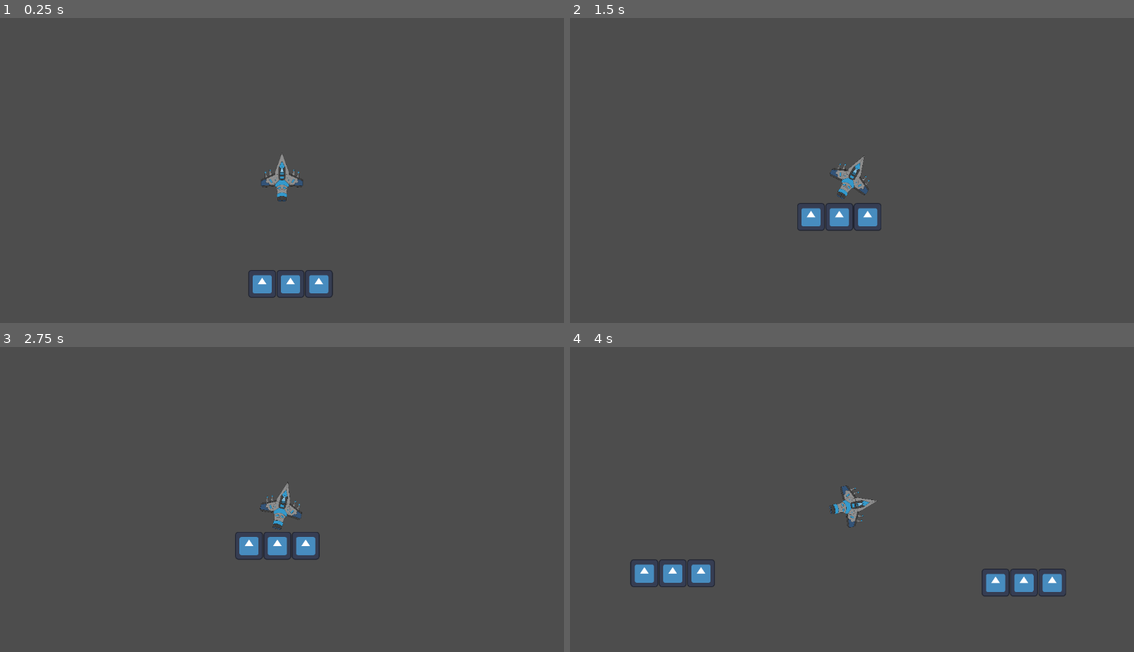
Above: before the commit, frames 1-4 (two rows, left to right).
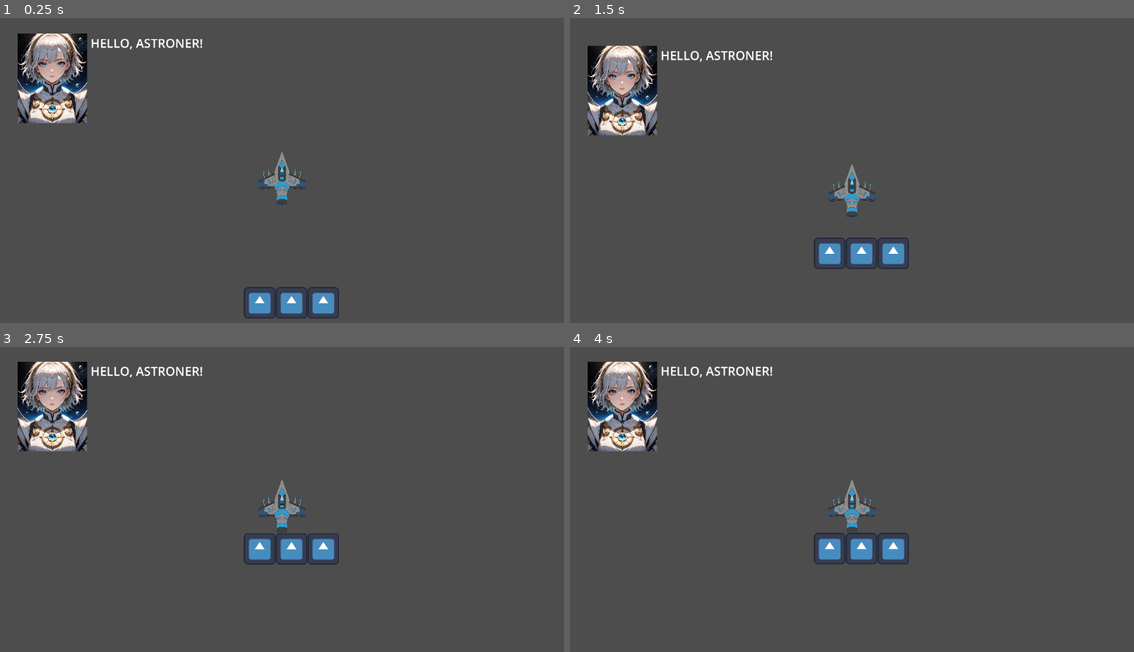
Above: after the commit, the same moments.

Repository: nvisary/Landing-Mission
Game: Godot game, scene res://testing.tscn
Same seed, same stepped clock (60 frames per second), same inputs: the game is played once before the commit and once after it. The engine's default icon, where the game draws it, is replaced by a stand-in: a white triangle on a blue panel in a dark square.
Inputs:
- Up to frame 1 (0.25 s): no input
- Up to frame 2 (1.5 s): hold Right (ui_right) 0.53-1.28 s; hold Left (ui_left) from 1.28 s (still down)
- Up to frame 3 (2.75 s): release Left (ui_left) at 2.03 s; hold Right (ui_right) from 2.03 s (still down)
- Up to frame 4 (4 s): release Right (ui_right) at 2.78 s; hold Up (ui_up) 2.78-3.53 s; hold Left (ui_left) from 3.53 s (still down)

The runs differ from the first frame. In frame 1, 5.7% of the frame differs, in the area x 3-61%, y 5-99%; in frame 2, 6.2%; in frame 3, 5.3%; in frame 4, 6.9%, in the area x 3-88%, y 4-82%.

Commit message:
change movement model

Diff:
--- a/project.godot
+++ b/project.godot
@@ -15,6 +15,29 @@
 config/features=PackedStringArray("4.2", "GL Compatibility")
 config/icon="res://icon.svg"
 
+[input]
+
+rotation_left={
+"deadzone": 0.5,
+"events": [Object(InputEventKey,"resource_local_to_scene":false,"resource_name":"","device":-1,"window_id":0,"alt_pressed":false,"shift_pressed":false,"ctrl_pressed":false,"meta_pressed":false,"pressed":false,"keycode":0,"physical_keycode":81,"key_label":0,"unicode":113,"echo":false,"script":null)
+]
+}
+rotation_right={
+"deadzone": 0.5,
+"events": [Object(InputEventKey,"resource_local_to_scene":false,"resource_name":"","device":-1,"window_id":0,"alt_pressed":false,"shift_pressed":false,"ctrl_pressed":false,"meta_pressed":false,"pressed":false,"keycode":0,"physical_keycode":69,"key_label":0,"unicode":101,"echo":false,"script":null)
+]
+}
+left_engine={
+"deadzone": 0.5,
+"events": [Object(InputEventKey,"resource_local_to_scene":false,"resource_name":"","device":-1,"window_id":0,"alt_pressed":false,"shift_pressed":false,"ctrl_pressed":false,"meta_pressed":false,"pressed":false,"keycode":0,"physical_keycode":65,"key_label":0,"unicode":97,"echo":false,"script":null)
+]
+}
+right_engine={
+"deadzone": 0.5,
+"events": [Object(InputEventKey,"resource_local_to_scene":false,"resource_name":"","device":-1,"window_id":0,"alt_pressed":false,"shift_pressed":false,"ctrl_pressed":false,"meta_pressed":false,"pressed":false,"keycode":0,"physical_keycode":68,"key_label":0,"unicode":100,"echo":false,"script":null)
+]
+}
+
 [rendering]
 
 renderer/rendering_method="gl_compatibility"
--- a/rocket.gd
+++ b/rocket.gd
@@ -1,28 +1,20 @@
 extends RigidBody2D
 
-
-var yspeed = 10000
-var xspeed = 10000
-
-var main_thrust = 1000 # Основная тяга
-var force_applied = Vector2()
+var yforce = 100000 / 2
+var xforce = 100000 / 4
+var torque = 1000000
 
 func _ready():
 	set_process(true)
 
-
-# Called every frame. 'delta' is the elapsed time since the previous frame.
 func _process(delta):
-	var direction = Vector2(cos(rotation), sin(rotation))
-
-
-	if Input.is_action_pressed('ui_left'):
-		#set_axis_velocity(Vector2(-xspeed, 0))
-
-		apply_central_force(Vector2(-xspeed * 5 * delta, 0).rotated(rotation))
-	if Input.is_action_pressed('ui_right'):
-		#set_axis_velocity(Vector2(xspeed, 0))
-		apply_central_force(Vector2(xspeed * 5 * delta, 0).rotated(rotation))
-	if Input.is_action_pressed('ui_up'):
-		#set_axis_velocity(Vector2(0, -yspeed))
-		apply_central_force(Vector2(0,-yspeed * 10 * delta).rotated(rotation))
+	if Input.is_action_pressed('rotation_left'):
+		apply_torque(-torque * delta)
+	if Input.is_action_pressed('rotation_right'):
+		apply_torque(torque * delta)
+	if Input.is_action_pressed('left_engine') and not Input.is_action_pressed('right_engine'):
+		apply_central_force(Vector2(xforce * delta, 0).rotated(rotation))
+	if Input.is_action_pressed('right_engine') and not Input.is_action_pressed("left_engine"):
+		apply_central_force(Vector2(-xforce * delta, 0).rotated(rotation))
+	if Input.is_action_pressed('left_engine') and Input.is_action_pressed('right_engine'):
+		apply_central_force(Vector2(0,-yforce * delta).rotated(rotation))
--- a/rocket.tscn
+++ b/rocket.tscn
@@ -1,18 +1,41 @@
-[gd_scene load_steps=4 format=3 uid="uid://c3sjn8vaval7t"]
+[gd_scene load_steps=5 format=3 uid="uid://c3sjn8vaval7t"]
 
 [ext_resource type="Texture2D" uid="uid://53qtgvxdx3h2" path="res://assets/small_1.png" id="1_nmypt"]
 [ext_resource type="Script" path="res://rocket.gd" id="1_qosv6"]
+[ext_resource type="Texture2D" uid="uid://d45jd0nnm0c5" path="res://assets/character.png" id="3_lwqte"]
 
 [sub_resource type="RectangleShape2D" id="RectangleShape2D_irbh5"]
 size = Vector2(93, 223)
 
 [node name="Rocket" type="RigidBody2D"]
+gravity_scale = 0.25
+angular_damp = 5.611
 script = ExtResource("1_qosv6")
 
-[node name="Small1" type="Sprite2D" parent="."]
+[node name="Body" type="Sprite2D" parent="."]
 scale = Vector2(0.5, 0.5)
 texture = ExtResource("1_nmypt")
 
 [node name="CollisionShape2D" type="CollisionShape2D" parent="."]
 position = Vector2(0.5, 0.5)
 shape = SubResource("RectangleShape2D_irbh5")
+
+[node name="Camera2D" type="Camera2D" parent="."]
+zoom = Vector2(0.5, 0.5)
+process_callback = 0
+position_smoothing_enabled = true
+rotation_smoothing_enabled = true
+
+[node name="Character" type="Sprite2D" parent="."]
+position = Vector2(-938.375, -405.768)
+scale = Vector2(0.317801, 0.317801)
+texture = ExtResource("3_lwqte")
+
+[node name="Label" type="Label" parent="."]
+offset_left = -782.0
+offset_top = -585.0
+offset_right = -662.0
+offset_bottom = -562.0
+theme_override_font_sizes/font_size = 50
+text = "Hello, astroner!"
+uppercase = true
--- a/testing.tscn
+++ b/testing.tscn
@@ -1,8 +1,7 @@
-[gd_scene load_steps=4 format=3 uid="uid://b78qmipf6puye"]
+[gd_scene load_steps=3 format=3 uid="uid://b78qmipf6puye"]
 
 [ext_resource type="PackedScene" uid="uid://cuvwpkr74qe7d" path="res://Landing.tscn" id="1_50hao"]
 [ext_resource type="PackedScene" uid="uid://c3sjn8vaval7t" path="res://rocket.tscn" id="2_diot0"]
-[ext_resource type="Script" path="res://Camera2D.gd" id="3_dw6jf"]
 
 [node name="Testing" type="Node2D"]
 
@@ -12,14 +11,5 @@
 [node name="Landing2" parent="." instance=ExtResource("1_50hao")]
 position = Vector2(2140, 624)
 
-[node name="Camera2D" type="Camera2D" parent="."]
-position = Vector2(501, -5)
-zoom = Vector2(0.445, 0.445)
-position_smoothing_enabled = true
-position_smoothing_speed = 100.0
-rotation_smoothing_enabled = true
-rotation_smoothing_speed = 10.0
-script = ExtResource("3_dw6jf")
-
 [node name="Rocket" parent="." instance=ExtResource("2_diot0")]
 position = Vector2(489, 62)
Binary file added: assets/character.png
Not shown, added: assets/character.png.import
Not shown, added: roc53E3.tmp
